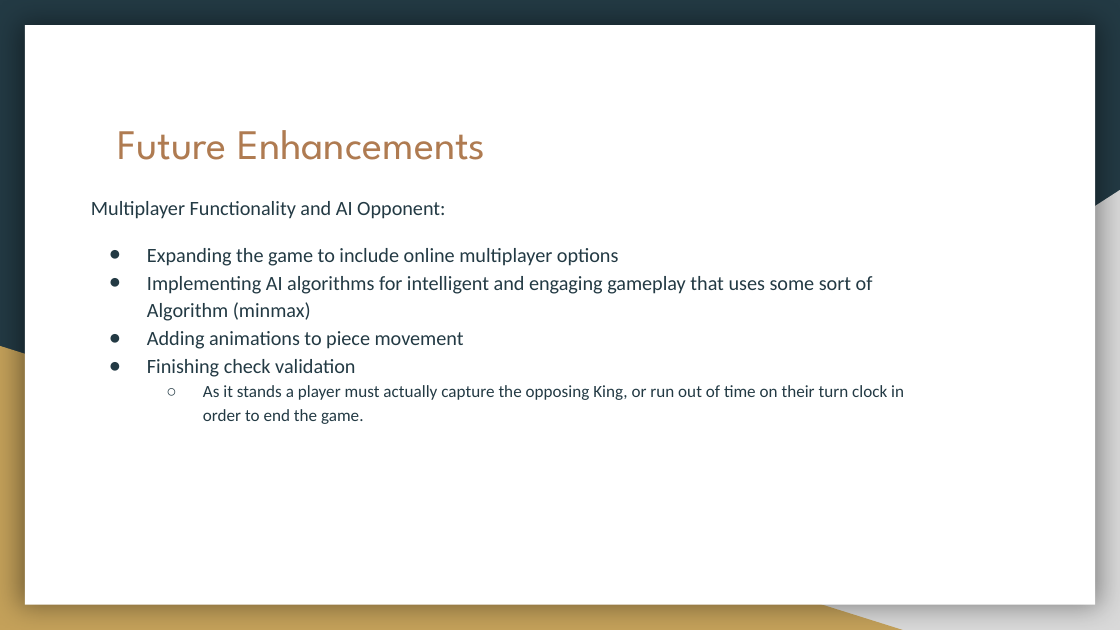
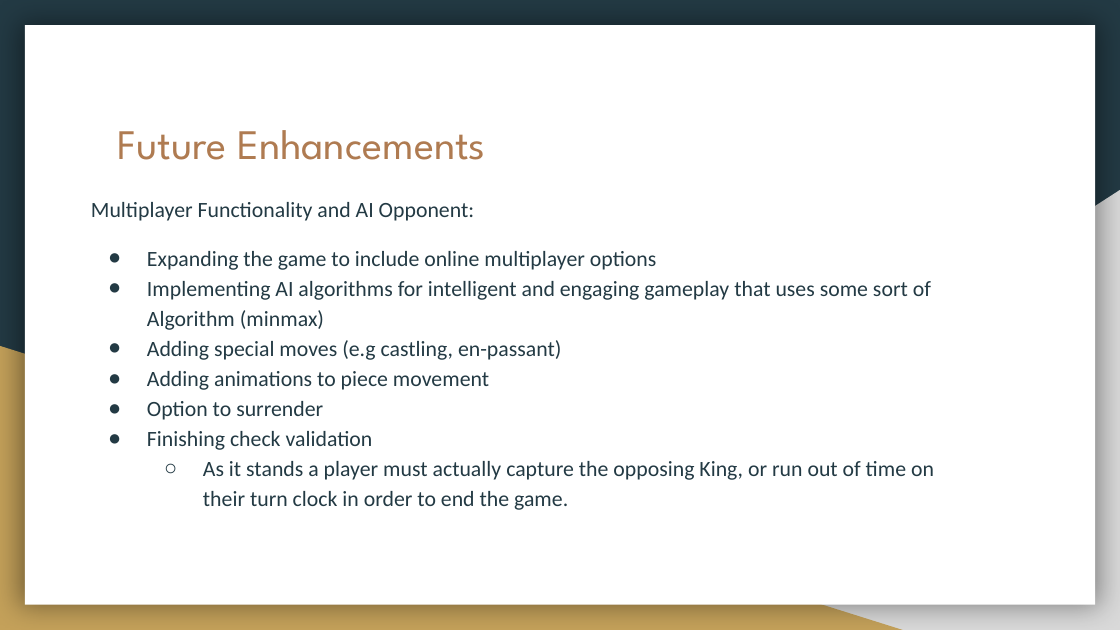
Before and after one commit to shakeebur/CIS434-TermProject-Group1, a slide deck: slide 14 of Project demonstration.pptx (slide 13 before the commit). Drawn at 1120x630 pixels with LibreOffice and Linux fonts; fonts in the diff are those of the drawing. Boxes give left, top, right and bottom in pixels: in the first picture for what was removed or moved away, otherwise in the second. Text is boxed around its words. In the diff, an @@ line names an element or a change of style, - is before the commit and + after.

```diff
--- a/Project demonstration.pptx
+++ b/Project demonstration.pptx
@@ text at [91,202,934,510]: size 13 to 14 pt in "Multiplayer Functionality and AI Opponent:", "Expanding the game to include online multiplayer ...", "Implementing AI algorithms for intelligent and engaging ...", "Adding animations to piece movement" and 1 more places; size 11 to 14 pt in "As it stands a player must actually ..."; indent changed @@
@@ text at [147,340,562,360]: paragraph added @@
+● Adding special moves (e.g castling, en-passant)
@@ text at [147,401,323,420]: paragraph added @@
+● Option to surrender
```
Also in this commit, not shown: 8 other slides changed, 2 slides added, 1 slide removed.
